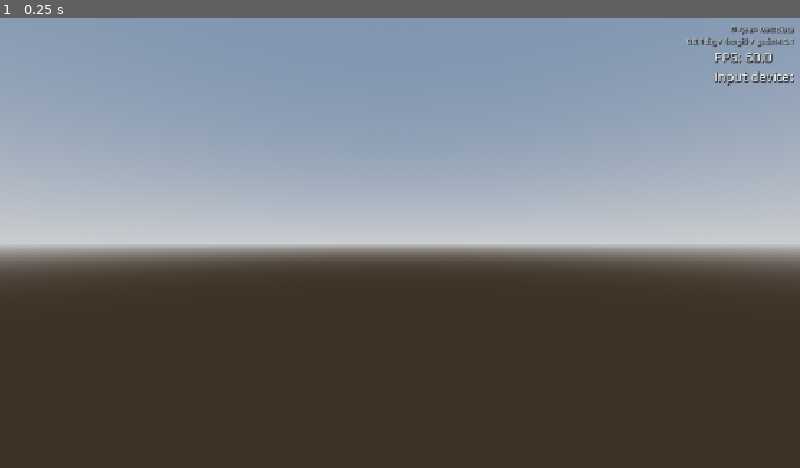
Above: before the commit, frame 1.
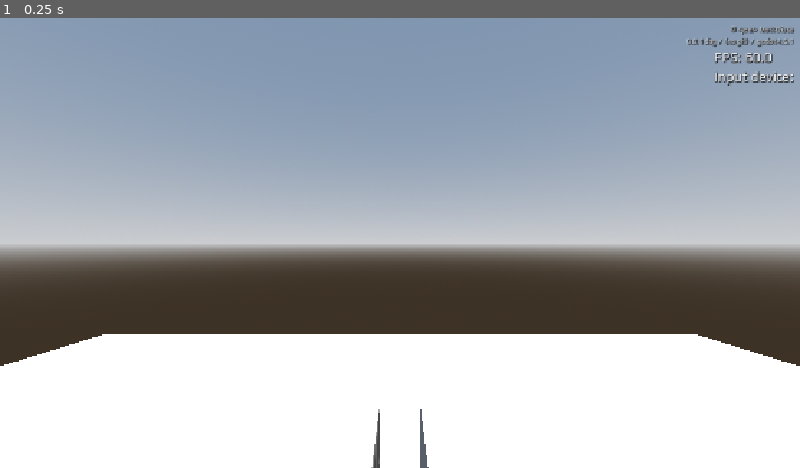
Above: after the commit, the same moment.

Repository: mgiuca/two-hands
Game: Godot game, scene res://scenes/main.tscn
Two runs of this game, one before a commit and one after it. Both use one fixed random seed, a clock stepped at 60 frames per second and the inputs below.
Inputs:
- Up to frame 1 (0.25 s): no input

The runs differ from the first frame. In frame 1, 29% of the frame differs, in the area x 0-100%, y 70-100%.

Commit message:
Added level geometry and two keyholes.

Diff:
--- /dev/null
+++ b/materials/wood.tres
@@ -0,0 +1,17 @@
+[gd_resource type="StandardMaterial3D" load_steps=4 format=3 uid="uid://cc78ffnb8dytv"]
+
+[sub_resource type="Gradient" id="Gradient_pvjag"]
+colors = PackedColorArray(0.46049774, 0.20424965, 0.029846119, 1, 1, 1, 1, 1)
+
+[sub_resource type="FastNoiseLite" id="FastNoiseLite_01q1h"]
+frequency = 0.0055
+
+[sub_resource type="NoiseTexture2D" id="NoiseTexture2D_svq0u"]
+noise = SubResource("FastNoiseLite_01q1h")
+color_ramp = SubResource("Gradient_pvjag")
+seamless = true
+in_3d_space = true
+
+[resource]
+albedo_color = Color(0.6373364, 0.44384372, 0.3851316, 1)
+albedo_texture = SubResource("NoiseTexture2D_svq0u")
--- /dev/null
+++ b/scenes/keyhole.tscn
@@ -0,0 +1,27 @@
+[gd_scene load_steps=3 format=3 uid="uid://bkk0yyari5lal"]
+
+[ext_resource type="Material" uid="uid://cc78ffnb8dytv" path="res://materials/wood.tres" id="1_5m3i7"]
+
+[sub_resource type="StandardMaterial3D" id="StandardMaterial3D_5m3i7"]
+albedo_color = Color(0, 0, 0, 1)
+
+[node name="Keyhole" type="Node3D"]
+
+[node name="Woodbox" type="CSGBox3D" parent="."]
+size = Vector3(0.2, 0.2, 0.2)
+material = ExtResource("1_5m3i7")
+
+[node name="KeyholeBottom" type="CSGPolygon3D" parent="Woodbox"]
+transform = Transform3D(0.08050533, 0, 0, 0, 0.08050533, 0, 0, 0, 0.08050533, 0, -0.040762514, 0.10805053)
+material_override = SubResource("StandardMaterial3D_5m3i7")
+operation = 2
+polygon = PackedVector2Array(-0.3921969, -0.46982265, -0.1881783, 0.7769569, 0.188, 0.777, 0.392, -0.47)
+depth = 0.4
+material = SubResource("StandardMaterial3D_5m3i7")
+
+[node name="KeyholeTop" type="CSGCylinder3D" parent="Woodbox"]
+transform = Transform3D(0.08050533, 0, 0, 0, -3.5189998e-09, -0.08050533, 0, 0.08050533, -3.5189998e-09, 0, 0.0443705, 0.09194947)
+operation = 2
+height = 0.4
+sides = 16
+material = SubResource("StandardMaterial3D_5m3i7")
--- a/scenes/level.tscn
+++ b/scenes/level.tscn
@@ -1,8 +1,9 @@
-[gd_scene load_steps=7 format=3 uid="uid://tdgkmflrwhol"]
+[gd_scene load_steps=8 format=3 uid="uid://tdgkmflrwhol"]
 
 [ext_resource type="Script" uid="uid://6el64wahmcuf" path="res://scenes/level.gd" id="1_j03b7"]
 [ext_resource type="PackedScene" uid="uid://c7js5gws2kjj5" path="res://scenes/ui/menu.tscn" id="3_8hwtq"]
 [ext_resource type="PackedScene" uid="uid://cj46p1qq7r6sp" path="res://scenes/ui/hud.tscn" id="4_epnyg"]
+[ext_resource type="PackedScene" uid="uid://bkk0yyari5lal" path="res://scenes/keyhole.tscn" id="4_mx8sn"]
 
 [sub_resource type="ProceduralSkyMaterial" id="ProceduralSkyMaterial_w8frs"]
 sky_horizon_color = Color(0.66224277, 0.6717428, 0.6867428, 1)
@@ -37,3 +38,23 @@
 unique_name_in_owner = true
 process_mode = 2
 visible = false
+
+[node name="Static" type="Node3D" parent="."]
+
+[node name="Ground" type="CSGBox3D" parent="Static"]
+transform = Transform3D(1, 0, 0, 0, 1, 0, 0, 0, 1, 0, -0.5, 0)
+size = Vector3(11, 1, 11)
+
+[node name="BoxLeft" type="CSGBox3D" parent="Static"]
+transform = Transform3D(1, 0, 0, 0, 1, 0, 0, 0, 1, -0.3, 0.65, -0.5)
+size = Vector3(0.5, 1.3, 0.5)
+
+[node name="BoxRight" type="CSGBox3D" parent="Static"]
+transform = Transform3D(1, 0, 0, 0, 1, 0, 0, 0, 1, 0.3, 0.65, -0.5)
+size = Vector3(0.5, 1.3, 0.5)
+
+[node name="KeyholeLeft" parent="." instance=ExtResource("4_mx8sn")]
+transform = Transform3D(1, 0, 0, 0, 1, 0, 0, 0, 1, -0.3, 1, -0.299)
+
+[node name="KeyholeRight" parent="." instance=ExtResource("4_mx8sn")]
+transform = Transform3D(1, 0, 0, 0, 1, 0, 0, 0, 1, 0.3, 1, -0.299)
